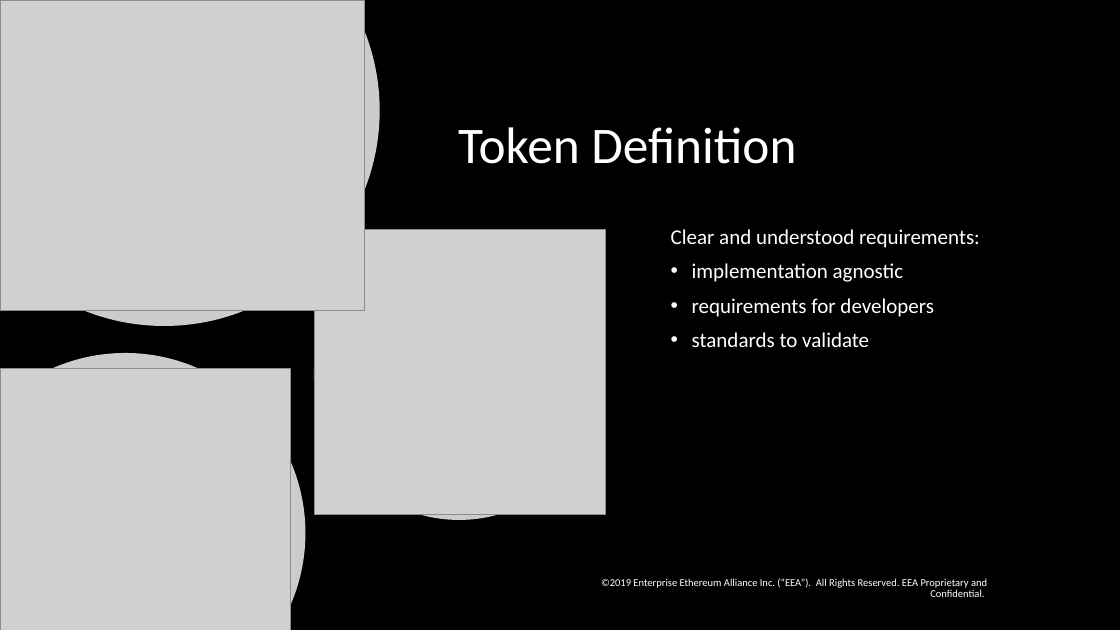
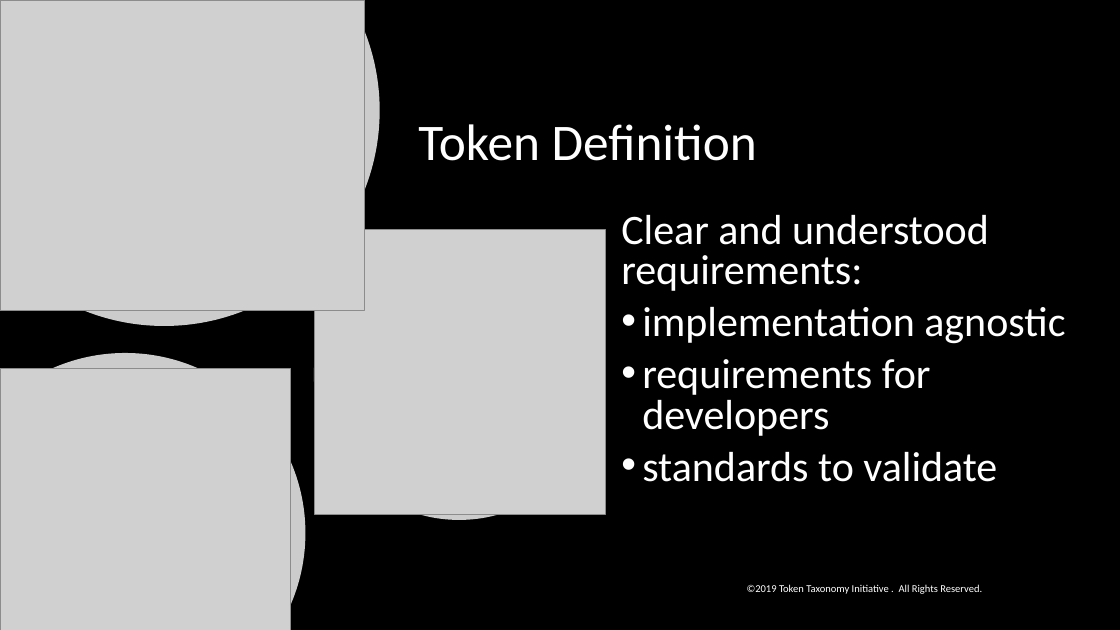
Before and after one commit to vipinsun/TokenTaxonomyFramework-pub, a slide deck: slide 4 of presentations/TTF-Short.pptx. Drawn at 1120x630 pixels with LibreOffice and Linux fonts; fonts in the diff are those of the drawing; grey boxes stand for pictures; background and template pictures are left out. Boxes give left, top, right and bottom in pixels: in the first picture for what was removed or moved away, otherwise in the second. Text is boxed around its words. In the diff, an @@ line names an element or a change of style, - is before the commit and + after.

```diff
--- a/presentations/TTF-Short.pptx
+++ b/presentations/TTF-Short.pptx
@@ title "Token Definition" moved from (x1=458, y1=127, x2=796, y2=164) to (x1=418, y1=124, x2=757, y2=161) @@
@@ text "Clear and understood requirements:" moved from (x1=671, y1=229, x2=980, y2=347) to (x1=621, y1=215, x2=1065, y2=482) @@
@@ text "Clear and understood requirements:" at (x1=621, y1=215, x2=1065, y2=482): size 18 to 36 pt; line spacing 0.9 to 0.8 @@
@@ text at (x1=747, y1=584, x2=982, y2=594): text changed @@
-©2019 Enterprise Ethereum Alliance Inc. (“EEA”). All Rights Reserved. EEA Proprietary and Confidential.
+©2019 Token Taxonomy Initiative . All Rights Reserved.
```
Also in this commit, not shown: 6 other slides changed, 2 slides added, 1 slide removed.
